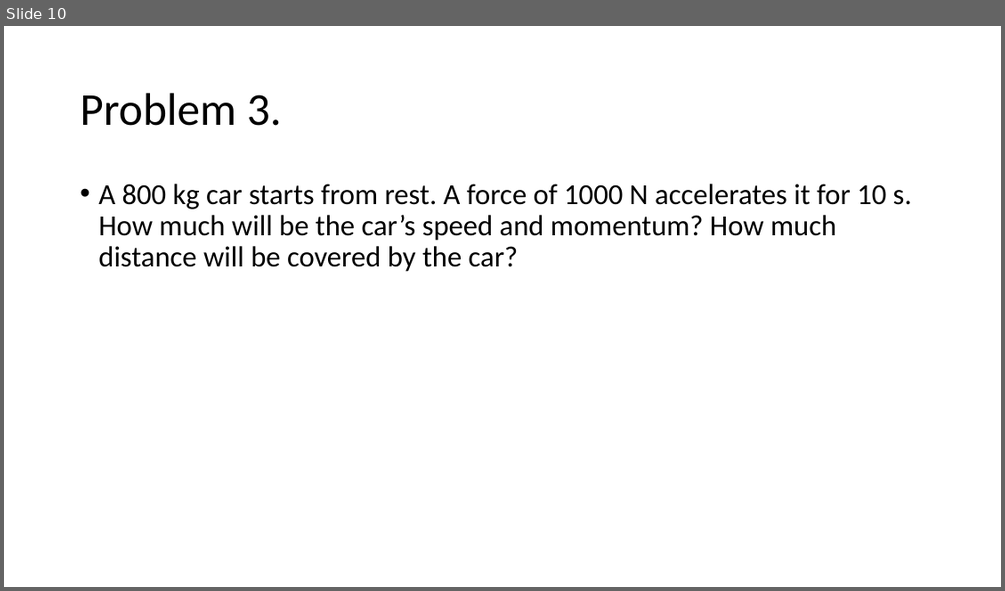
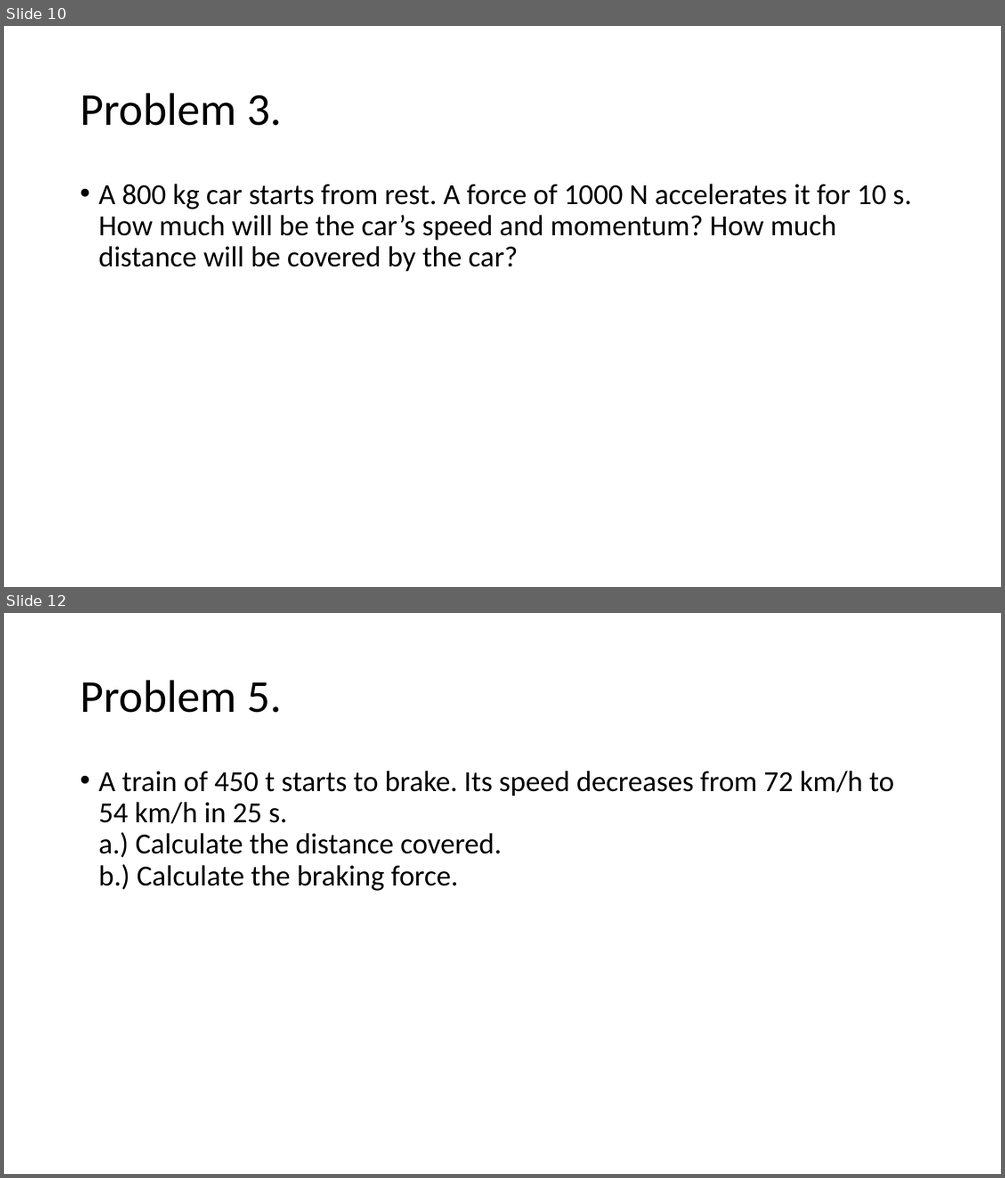
Before and after one commit to acsabai/acsabai.github.io, a slide deck: classes/Physics9ab/downloads/Force.pptx. Shown one above the other, each under a label of ours: slide 10 before the commit, slides 10 and 12 after it; the slides between them are not shown. The pictures are 1005x591 and 1005x1178 pixels, drawn with LibreOffice and Linux fonts; fonts in the diff are those of the drawing. Boxes give left, top, right and bottom in pixels: in the first picture for what was removed or moved away, otherwise in the second. Text is boxed around its words. In the diff, an @@ line names an element or a change of style, - is before the commit and + after.

```diff
--- a/classes/Physics9ab/downloads/Force.pptx
+++ b/classes/Physics9ab/downloads/Force.pptx
@@ slide 12 added at (4, 613, 1001, 1174), background #FFFFFF @@
@@ title added at (80, 680, 282, 713), 44 pt, text #000000 @@
+Problem 5.
@@ text added at (98, 771, 894, 891), 28 pt, text #000000 @@
+• A train of 450 t starts to brake. Its speed decreases from 72 km/h to 54 km/h in 25 s.
+  a.) Calculate the distance covered.
+  b.) Calculate the braking force.
```
Also in this commit, not shown: 1 slide changed, 1 other slide added.
